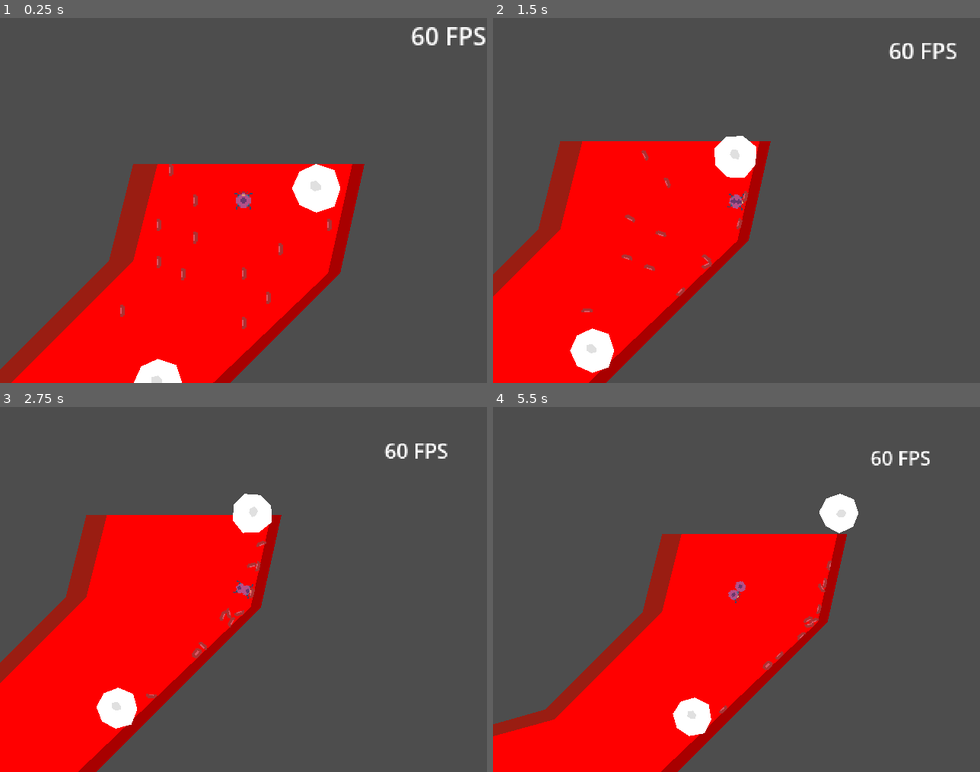
Above: before the commit, frames 1-4 (two rows, left to right).
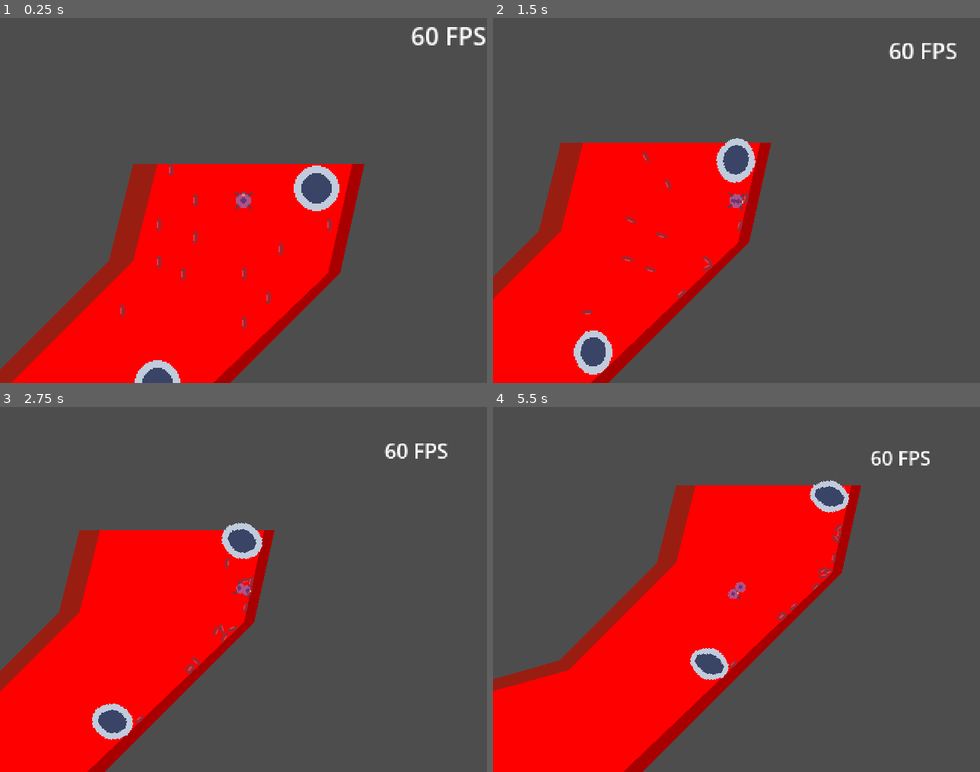
Above: after the commit, the same moments.

Repository: BertrandBordage/Bloody-Sarcoma
Game: Godot game, scene res://level_0.tscn
Two runs of this game, one before a commit and one after it. Both use one fixed random seed, a clock stepped at 60 frames per second and the inputs below.
Inputs (mouse positions are in pixels of both pictures, inside the frame that each line leads up to):
- Up to frame 1 (0.25 s): no input
- Up to frame 2 (1.5 s): tap Enter (ui_accept) at 0.5, 0.77 s; move the mouse to (843, 182) at 0.52 s; hold Right (ui_right) 0.53-1.25 s; click (843, 182) at 0.67 s; drag from (639, 218) to (712, 273) at 1.27 s
- Up to frame 3 (2.75 s): move the mouse to (292, 509) at 2.02 s; hold Right (ui_right) from 2.03 s (still down)
- Up to frame 4 (5.5 s): release Right (ui_right) at 2.75 s; drag from (712, 662) to (590, 534) at 2.77 s; move the mouse to (882, 644) at 3.52 s; hold Left (ui_left) 3.53-4.25 s; tap Enter (ui_accept) at 3.77 s; drag from (590, 534) to (663, 498) at 4.27 s; move the mouse to (760, 589) at 5.02 s; hold Down (ui_down) from 5.03 s (still down); click (760, 589) at 5.17 s

The runs differ from the first frame. In frame 1, 1.5% of the frame differs, in the area x 24-70%, y 40-100%; in frame 2, 2.8%; in frame 3, 6.6%; in frame 4, 16%, in the area x 0-76%, y 20-100%.

Commit message:
Improves lymphocytes design.

Diff:
--- a/lymphocyte.tscn
+++ b/lymphocyte.tscn
@@ -1,17 +1,165 @@
-[gd_scene load_steps=2 format=3 uid="uid://cbkcwlw0kc3nk"]
+[gd_scene load_steps=7 format=3 uid="uid://cbkcwlw0kc3nk"]
 
-[sub_resource type="CircleShape2D" id="CircleShape2D_hq2gi"]
+[ext_resource type="Texture2D" uid="uid://cmtpdedm1ey8g" path="res://sprites/lymphocyte.membrane.png" id="1_au5ra"]
+[ext_resource type="Texture2D" uid="uid://dhyfdaq4qinyv" path="res://sprites/lymphocyte.nucleus.png" id="2_cssrb"]
+
+[sub_resource type="Animation" id="Animation_i4frn"]
+length = 2.4
+loop_mode = 1
+step = 0.3
+tracks/0/type = "value"
+tracks/0/imported = false
+tracks/0/enabled = true
+tracks/0/path = NodePath("Membrane:region_rect")
+tracks/0/interp = 0
+tracks/0/loop_wrap = true
+tracks/0/keys = {
+"times": PackedFloat32Array(0, 0.3, 0.6, 0.9, 1.2, 1.5, 1.8, 2.1),
+"transitions": PackedFloat32Array(1, 1, 1, 1, 1, 1, 1, 1),
+"update": 0,
+"values": [Rect2(0, 0, 34, 34), Rect2(34, 0, 34, 34), Rect2(68, 0, 34, 34), Rect2(34, 0, 34, 34), Rect2(0, 0, 34, 34), Rect2(0, 34, 34, 34), Rect2(34, 34, 34, 34), Rect2(0, 34, 34, 34)]
+}
+tracks/1/type = "value"
+tracks/1/imported = false
+tracks/1/enabled = true
+tracks/1/path = NodePath("Membrane:offset")
+tracks/1/interp = 0
+tracks/1/loop_wrap = true
+tracks/1/keys = {
+"times": PackedFloat32Array(0, 0.3, 0.6, 0.9, 1.2, 1.5, 1.8, 2.1),
+"transitions": PackedFloat32Array(1, 1, 1, 1, 1, 1, 1, 1),
+"update": 0,
+"values": [Vector2(0, 0), Vector2(0, 0), Vector2(0, 0), Vector2(0, 0), Vector2(0, 0), Vector2(0, 0), Vector2(0, 0), Vector2(0, 0)]
+}
+tracks/2/type = "value"
+tracks/2/imported = false
+tracks/2/enabled = true
+tracks/2/path = NodePath("Nucleus:region_rect")
+tracks/2/interp = 0
+tracks/2/loop_wrap = true
+tracks/2/keys = {
+"times": PackedFloat32Array(0, 0.3, 0.6, 0.9, 1.2, 1.5, 1.8),
+"transitions": PackedFloat32Array(1, 1, 1, 1, 1, 1, 1),
+"update": 0,
+"values": [Rect2(0, 0, 34, 34), Rect2(34, 0, 34, 34), Rect2(68, 0, 34, 34), Rect2(34, 0, 34, 34), Rect2(0, 0, 34, 34), Rect2(0, 34, 34, 34), Rect2(34, 34, 34, 34)]
+}
+tracks/3/type = "value"
+tracks/3/imported = false
+tracks/3/enabled = true
+tracks/3/path = NodePath("Nucleus:offset")
+tracks/3/interp = 0
+tracks/3/loop_wrap = true
+tracks/3/keys = {
+"times": PackedFloat32Array(0, 0.3, 0.6, 0.9, 1.2, 1.5, 1.8),
+"transitions": PackedFloat32Array(1, 1, 1, 1, 1, 1, 1),
+"update": 0,
+"values": [Vector2(0, 0), Vector2(0, 0), Vector2(0, 0), Vector2(0, 0), Vector2(0, 0), Vector2(0, 0), Vector2(0, 0)]
+}
+tracks/4/type = "value"
+tracks/4/imported = false
+tracks/4/enabled = true
+tracks/4/path = NodePath("CollisionShape2D:rotation")
+tracks/4/interp = 1
+tracks/4/loop_wrap = true
+tracks/4/keys = {
+"times": PackedFloat32Array(0, 0.9, 1.2, 2.1),
+"transitions": PackedFloat32Array(1, 1, 1, 1),
+"update": 0,
+"values": [1.5708, 1.5708, 0.0, 0.0]
+}
+tracks/5/type = "value"
+tracks/5/imported = false
+tracks/5/enabled = true
+tracks/5/path = NodePath("CollisionShape2D:shape:radius")
+tracks/5/interp = 1
+tracks/5/loop_wrap = true
+tracks/5/keys = {
+"times": PackedFloat32Array(0, 0.6, 1.2, 1.8),
+"transitions": PackedFloat32Array(1, 1, 1, 1),
+"update": 0,
+"values": [15.0, 12.0, 15.0, 12.0]
+}
+tracks/6/type = "value"
+tracks/6/imported = false
+tracks/6/enabled = true
+tracks/6/path = NodePath("CollisionShape2D:shape:height")
+tracks/6/interp = 1
+tracks/6/loop_wrap = true
+tracks/6/keys = {
+"times": PackedFloat32Array(0, 0.6, 1.2, 1.8),
+"transitions": PackedFloat32Array(1, 1, 1, 1),
+"update": 0,
+"values": [30.0, 32.0, 30.0, 32.0]
+}
+
+[sub_resource type="Animation" id="Animation_3erlv"]
+length = 0.001
+tracks/0/type = "value"
+tracks/0/imported = false
+tracks/0/enabled = true
+tracks/0/path = NodePath("CollisionShape2D:rotation")
+tracks/0/interp = 1
+tracks/0/loop_wrap = true
+tracks/0/keys = {
+"times": PackedFloat32Array(0),
+"transitions": PackedFloat32Array(1),
+"update": 0,
+"values": [1.5708]
+}
+tracks/1/type = "value"
+tracks/1/imported = false
+tracks/1/enabled = true
+tracks/1/path = NodePath("CollisionShape2D:shape:radius")
+tracks/1/interp = 1
+tracks/1/loop_wrap = true
+tracks/1/keys = {
+"times": PackedFloat32Array(0),
+"transitions": PackedFloat32Array(1),
+"update": 0,
+"values": [15.0]
+}
+tracks/2/type = "value"
+tracks/2/imported = false
+tracks/2/enabled = true
+tracks/2/path = NodePath("CollisionShape2D:shape:height")
+tracks/2/interp = 1
+tracks/2/loop_wrap = true
+tracks/2/keys = {
+"times": PackedFloat32Array(0),
+"transitions": PackedFloat32Array(1),
+"update": 0,
+"values": [30.0]
+}
+
+[sub_resource type="AnimationLibrary" id="AnimationLibrary_e62p4"]
+_data = {
+"Idle": SubResource("Animation_i4frn"),
+"RESET": SubResource("Animation_3erlv")
+}
+
+[sub_resource type="CapsuleShape2D" id="CapsuleShape2D_xjfjl"]
 radius = 15.0
 
 [node name="Lymphocyte" type="RigidBody2D"]
 mass = 0.02
+angular_damp = 1.0
 
-[node name="Polygon2D" type="Polygon2D" parent="."]
-polygon = PackedVector2Array(0, -16, -11, -11, -16, 0, -11, 11, 0, 16, 12, 12, 16, 0, 12, -12)
+[node name="AnimationPlayer" type="AnimationPlayer" parent="."]
+libraries = {
+"": SubResource("AnimationLibrary_e62p4")
+}
+autoplay = "Idle"
+
+[node name="Membrane" type="Sprite2D" parent="."]
+texture = ExtResource("1_au5ra")
+region_enabled = true
+region_rect = Rect2(0, 0, 34, 34)
+
+[node name="Nucleus" type="Sprite2D" parent="."]
+texture = ExtResource("2_cssrb")
+region_enabled = true
+region_rect = Rect2(0, 0, 34, 34)
 
 [node name="CollisionShape2D" type="CollisionShape2D" parent="."]
-shape = SubResource("CircleShape2D_hq2gi")
-
-[node name="Polygon2D2" type="Polygon2D" parent="."]
-color = Color(0, 0, 0, 0.121569)
-polygon = PackedVector2Array(0, -5, -4, -4, -4, 0, -1, 2, 3, 1, 3, -2)
+rotation = 1.5708
+shape = SubResource("CapsuleShape2D_xjfjl")
--- /dev/null
+++ b/sprites/lymphocyte.membrane.json
@@ -0,0 +1,83 @@
+{ "frames": {
+   "lymphocyte (Membrane) 0.aseprite": {
+    "frame": { "x": 0, "y": 0, "w": 34, "h": 34 },
+    "rotated": false,
+    "trimmed": false,
+    "spriteSourceSize": { "x": 0, "y": 0, "w": 32, "h": 32 },
+    "sourceSize": { "w": 32, "h": 32 },
+    "duration": 300
+   },
+   "lymphocyte (Membrane) 1.aseprite": {
+    "frame": { "x": 34, "y": 0, "w": 34, "h": 34 },
+    "rotated": false,
+    "trimmed": false,
+    "spriteSourceSize": { "x": 0, "y": 0, "w": 32, "h": 32 },
+    "sourceSize": { "w": 32, "h": 32 },
+    "duration": 300
+   },
+   "lymphocyte (Membrane) 2.aseprite": {
+    "frame": { "x": 68, "y": 0, "w": 34, "h": 34 },
+    "rotated": false,
+    "trimmed": false,
+    "spriteSourceSize": { "x": 0, "y": 0, "w": 32, "h": 32 },
+    "sourceSize": { "w": 32, "h": 32 },
+    "duration": 300
+   },
+   "lymphocyte (Membrane) 3.aseprite": {
+    "frame": { "x": 34, "y": 0, "w": 34, "h": 34 },
+    "rotated": false,
+    "trimmed": false,
+    "spriteSourceSize": { "x": 0, "y": 0, "w": 32, "h": 32 },
+    "sourceSize": { "w": 32, "h": 32 },
+    "duration": 300
+   },
+   "lymphocyte (Membrane) 4.aseprite": {
+    "frame": { "x": 0, "y": 0, "w": 34, "h": 34 },
+    "rotated": false,
+    "trimmed": false,
+    "spriteSourceSize": { "x": 0, "y": 0, "w": 32, "h": 32 },
+    "sourceSize": { "w": 32, "h": 32 },
+    "duration": 300
+   },
+   "lymphocyte (Membrane) 5.aseprite": {
+    "frame": { "x": 0, "y": 34, "w": 34, "h": 34 },
+    "rotated": false,
+    "trimmed": false,
+    "spriteSourceSize": { "x": 0, "y": 0, "w": 32, "h": 32 },
+    "sourceSize": { "w": 32, "h": 32 },
+    "duration": 300
+   },
+   "lymphocyte (Membrane) 6.aseprite": {
+    "frame": { "x": 34, "y": 34, "w": 34, "h": 34 },
+    "rotated": false,
+    "trimmed": false,
+    "spriteSourceSize": { "x": 0, "y": 0, "w": 32, "h": 32 },
+    "sourceSize": { "w": 32, "h": 32 },
+    "duration": 300
+   },
+   "lymphocyte (Membrane) 7.aseprite": {
+    "frame": { "x": 0, "y": 34, "w": 34, "h": 34 },
+    "rotated": false,
+    "trimmed": false,
+    "spriteSourceSize": { "x": 0, "y": 0, "w": 32, "h": 32 },
+    "sourceSize": { "w": 32, "h": 32 },
+    "duration": 300
+   }
+ },
+ "meta": {
+  "app": "https://www.aseprite.org/",
+  "version": "1.3.5-x64",
+  "image": "lymphocyte.membrane.png",
+  "format": "I8",
+  "size": { "w": 102, "h": 68 },
+  "scale": "1",
+  "frameTags": [
+   { "name": "Idle", "from": 0, "to": 7, "direction": "forward", "color": "#000000ff" }
+  ],
+  "layers": [
+   { "name": "Membrane", "opacity": 255, "blendMode": "normal" }
+  ],
+  "slices": [
+  ]
+ }
+}
--- /dev/null
+++ b/sprites/lymphocyte.nucleus.json
@@ -0,0 +1,83 @@
+{ "frames": {
+   "lymphocyte (Nucleus) 0.aseprite": {
+    "frame": { "x": 0, "y": 0, "w": 34, "h": 34 },
+    "rotated": false,
+    "trimmed": false,
+    "spriteSourceSize": { "x": 0, "y": 0, "w": 32, "h": 32 },
+    "sourceSize": { "w": 32, "h": 32 },
+    "duration": 300
+   },
+   "lymphocyte (Nucleus) 1.aseprite": {
+    "frame": { "x": 34, "y": 0, "w": 34, "h": 34 },
+    "rotated": false,
+    "trimmed": false,
+    "spriteSourceSize": { "x": 0, "y": 0, "w": 32, "h": 32 },
+    "sourceSize": { "w": 32, "h": 32 },
+    "duration": 300
+   },
+   "lymphocyte (Nucleus) 2.aseprite": {
+    "frame": { "x": 68, "y": 0, "w": 34, "h": 34 },
+    "rotated": false,
+    "trimmed": false,
+    "spriteSourceSize": { "x": 0, "y": 0, "w": 32, "h": 32 },
+    "sourceSize": { "w": 32, "h": 32 },
+    "duration": 300
+   },
+   "lymphocyte (Nucleus) 3.aseprite": {
+    "frame": { "x": 34, "y": 0, "w": 34, "h": 34 },
+    "rotated": false,
+    "trimmed": false,
+    "spriteSourceSize": { "x": 0, "y": 0, "w": 32, "h": 32 },
+    "sourceSize": { "w": 32, "h": 32 },
+    "duration": 300
+   },
+   "lymphocyte (Nucleus) 4.aseprite": {
+    "frame": { "x": 0, "y": 0, "w": 34, "h": 34 },
+    "rotated": false,
+    "trimmed": false,
+    "spriteSourceSize": { "x": 0, "y": 0, "w": 32, "h": 32 },
+    "sourceSize": { "w": 32, "h": 32 },
+    "duration": 300
+   },
+   "lymphocyte (Nucleus) 5.aseprite": {
+    "frame": { "x": 0, "y": 34, "w": 34, "h": 34 },
+    "rotated": false,
+    "trimmed": false,
+    "spriteSourceSize": { "x": 0, "y": 0, "w": 32, "h": 32 },
+    "sourceSize": { "w": 32, "h": 32 },
+    "duration": 300
+   },
+   "lymphocyte (Nucleus) 6.aseprite": {
+    "frame": { "x": 34, "y": 34, "w": 34, "h": 34 },
+    "rotated": false,
+    "trimmed": false,
+    "spriteSourceSize": { "x": 0, "y": 0, "w": 32, "h": 32 },
+    "sourceSize": { "w": 32, "h": 32 },
+    "duration": 300
+   },
+   "lymphocyte (Nucleus) 7.aseprite": {
+    "frame": { "x": 0, "y": 34, "w": 34, "h": 34 },
+    "rotated": false,
+    "trimmed": false,
+    "spriteSourceSize": { "x": 0, "y": 0, "w": 32, "h": 32 },
+    "sourceSize": { "w": 32, "h": 32 },
+    "duration": 300
+   }
+ },
+ "meta": {
+  "app": "https://www.aseprite.org/",
+  "version": "1.3.5-x64",
+  "image": "lymphocyte.nucleus.png",
+  "format": "I8",
+  "size": { "w": 102, "h": 68 },
+  "scale": "1",
+  "frameTags": [
+   { "name": "Idle", "from": 0, "to": 7, "direction": "forward", "color": "#000000ff" }
+  ],
+  "layers": [
+   { "name": "Nucleus", "opacity": 255, "blendMode": "normal" }
+  ],
+  "slices": [
+  ]
+ }
+}
Binary file added: sprites/lymphocyte.aseprite
Binary file added: sprites/lymphocyte.membrane.png
Not shown, added: sprites/lymphocyte.membrane.png.import
Binary file added: sprites/lymphocyte.nucleus.png
Not shown, added: sprites/lymphocyte.nucleus.png.import
Binary file changed: sprites/red-blood-cell.aseprite
Binary file changed: sprites/red-blood-cell.png
